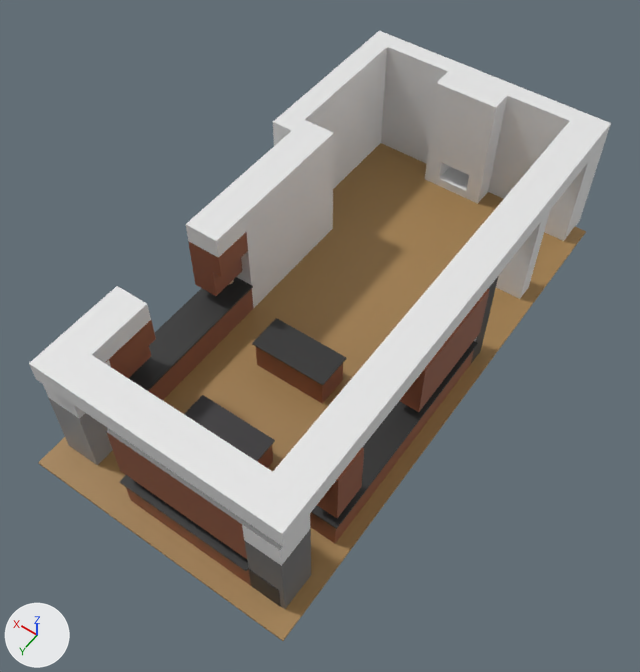
A saved change to the Blender file clientside/models/kitchen.blend.
Both versions are drawn from a 50 mm lens placed at (-8.19, 11.26, 16.75), pointed at (-0.62, 0.66, 0.1). Lighting does not change. The marker at lower left points along +X, +Y and +Z.
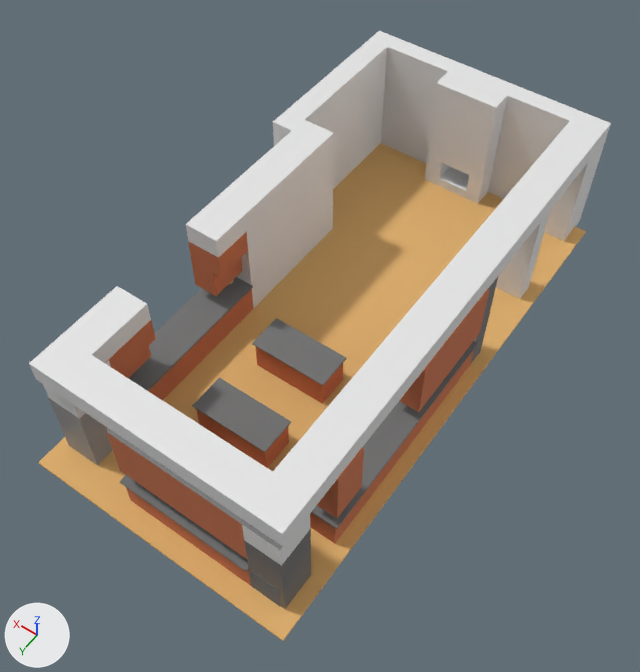
Diff of the bpy script that builds the scene:
```diff
--- a/clientside/models/kitchen.blend.py
+++ b/clientside/models/kitchen.blend.py
@@ mat_simplefloor @@
 mat_simplefloor = principled_material('simplefloor')
-mat_simplefloor.base_color = (0.376, 0.221, 0.0804)  # brown #a58150
+mat_simplefloor.base_color = (0.784, 0.454, 0.159)  # orange #e5b46f
@@ mat_simplegranit @@
 mat_simplegranit = principled_material('simplegranit')
-mat_simplegranit.base_color = (0.0248, 0.0248, 0.0248)  # black #2c2c2c
+mat_simplegranit.base_color = (0.179, 0.179, 0.179)  # grey #757575
@@ mat_simplewood_001 @@
 mat_simplewood_001 = principled_material('simplewood.001')
-mat_simplewood_001.base_color = (0.27, 0.0844, 0.0382)  # brown #8e5237
+mat_simplewood_001.base_color = (0.589, 0.176, 0.0765)  # orange #ca744e
@@ ob_cube_001 @@
 ob_cube_001 = bpy.data.objects.new('Cube.001', me_cube_002)
-ob_cube_001.location = (-0.38, 4.2, -0.43)
+ob_cube_001.location = (-0.38, 3.61, -0.43)
 ob_cube_001.scale = (1.09, 0.548, 0.538)
```

Changed parts and their boxes [x1, y1, x2, y2] in the pictures (640 x 672 px):
'Cube.017', recoloured
    both: [79, 110, 581, 543]
'Cube', recoloured (brown to orange)
    both: [38, 143, 586, 641]
'schrank1.002', recoloured
    both: [106, 429, 311, 609]
'Cube.001', recoloured, moved
    before: [184, 395, 275, 468]
    after: [192, 378, 291, 468]
'Cube.005', recoloured
    both: [252, 318, 347, 404]
'Cube.002', recoloured
    both: [120, 475, 281, 606]
'schrank1.005', recoloured
    both: [400, 289, 490, 412]
'schrank1', recoloured
    both: [188, 232, 248, 296]
'schrank1.001', recoloured
    both: [76, 320, 156, 417]
'schrank1.003', recoloured
    both: [317, 447, 364, 518]
